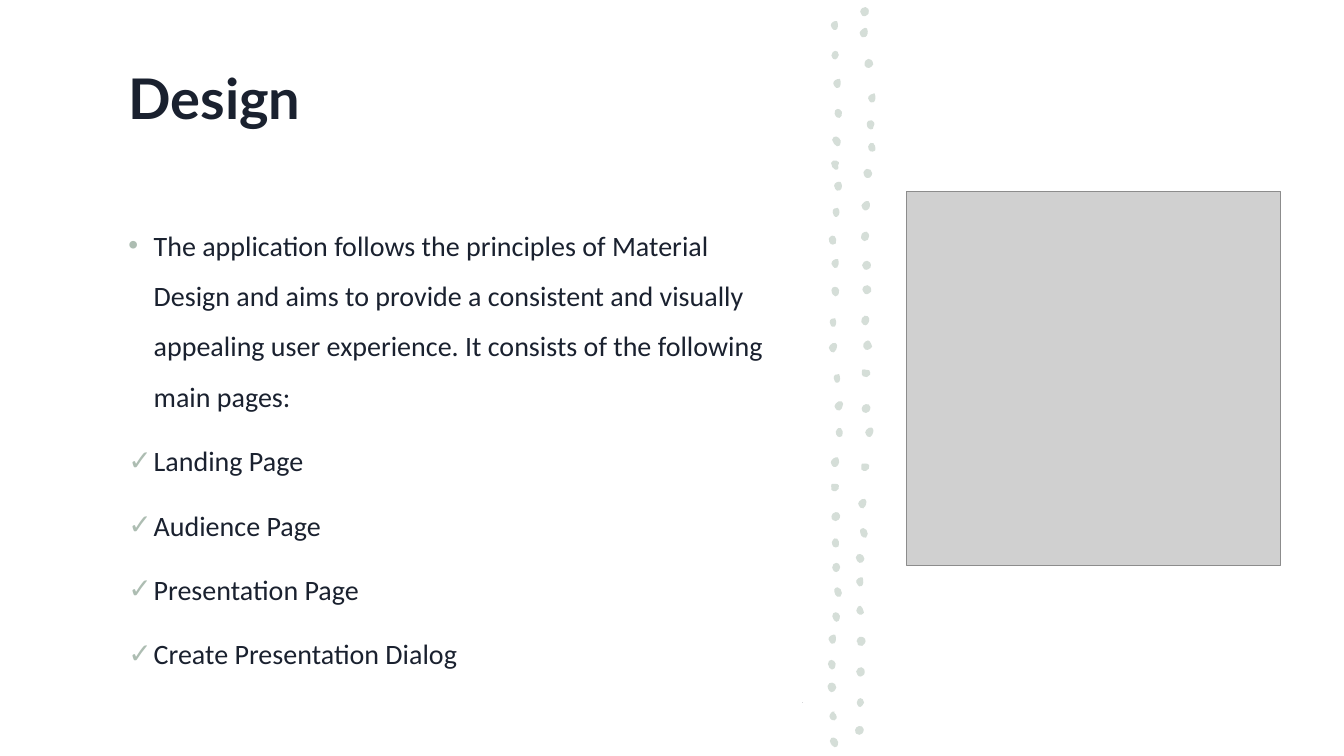
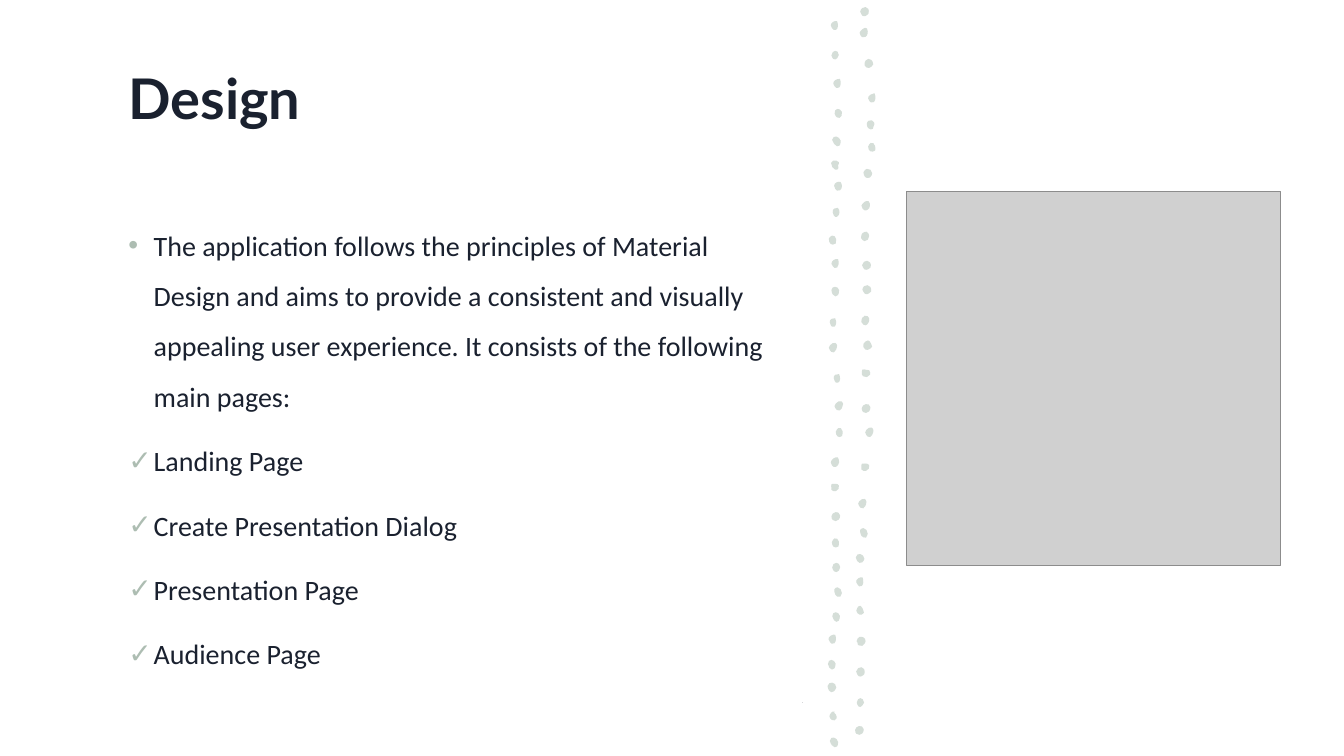
Before and after one commit to fabian-kho/zoom_lite, a slide deck: slide 4 of docs/Präsentation.pptx (slide 5 before the commit). Drawn at 1344x756 pixels with LibreOffice and Linux fonts; fonts in the diff are those of the drawing; grey boxes stand for pictures. Boxes give left, top, right and bottom in pixels: in the first picture for what was removed or moved away, otherwise in the second. Text is boxed around its words. In the diff, an @@ line names an element or a change of style, - is before the commit and + after.

Commit message:
final presentation

```diff
--- a/docs/Präsentation.pptx
+++ b/docs/Präsentation.pptx
@@ text at (154,516,456,605): paragraphs added @@
+✓ Create Presentation Dialog
+✓ Presentation Page
@@ text at (154,580,456,669): paragraphs removed @@
-✓ Presentation Page
-✓ Create Presentation Dialog
```
Also in this commit, not shown: 5 other slides changed, 2 slides added, 2 slides removed.
